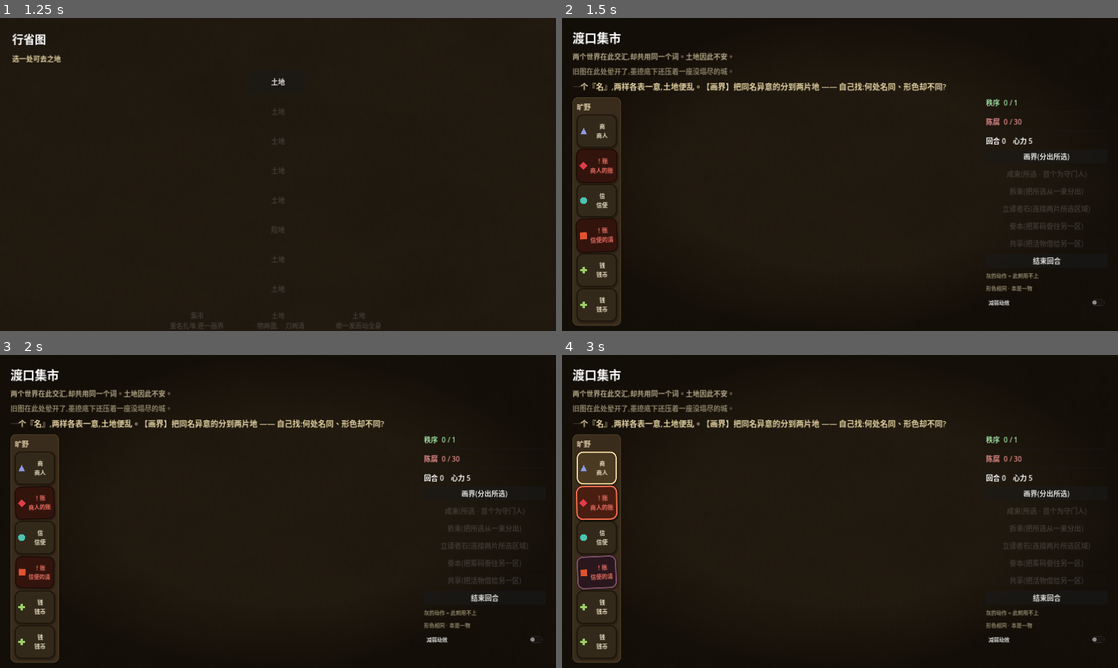
Above: before the commit, frames 1-4 (two rows, left to right).
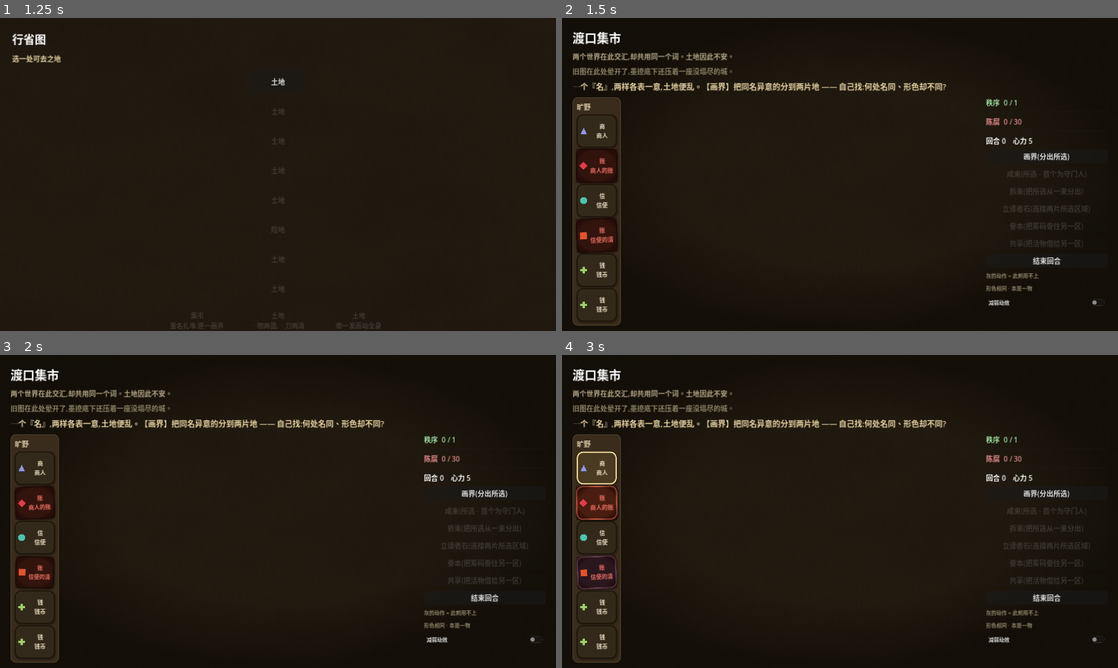
Above: after the commit, the same moments.

Repository: HelloKuoty/bounds
Game: Godot game, scene res://scenes/main/Main.tscn
The game is run twice, just before and just after one commit, with the same random seed, the same clock (stepped at 60 frames per second) and the same inputs.
Inputs (mouse positions are in pixels of both pictures, inside the frame that each line leads up to):
- Up to frame 1 (1.25 s): click "启程" at 0.5 s
- Up to frame 2 (1.5 s): click "土地" at 1.25 s
- Up to frame 3 (2 s): no input
- Up to frame 4 (3 s): click "商 商人" at 2 s; click (595, 502) at 2.75 s, where only the run before the commit has a clickable "！账 商人的账册"

Frame 1 is identical in both runs. In frame 2, less than 0.1% of the frame differs, in the area x 6-9%, y 44-69%; in frame 3, less than 0.1%; in frame 4, 0.3%, in the area x 2-10%, y 41-75%.

Commit message:
iter-45: !/!!/!!! → procedural ink-stain 病灶 (顾屿 two-time 必修)
iter-43复评顾屿两度必修: 失稳!/!!/!!!标点贴脸像记账软件图标, 该换程序化墨晕病灶, 一个标点别弹。
张力: !/!!/!!!还是周棠iter-17要的"离色彩离动效的离散严重度读数"(reduce_motion靠它), 裸删会回退a11y。
- 解法=离散3级墨渍, 一刀两全: 有机(去UI货味/贴古地图脏污, 顾屿) + 离散可命名且离色离动(a11y, 周棠)。
- _apply_stain(TextureRect+径向GradientTexture2D): 清透中心(名字可读)、暗墨自边缘向内蔓延; _severity_level(1/2/3 by rot/blight)定深浅。线索是覆盖范围非色相(色盲安全), 静态(reduce_motion成立)。
- 更新而非删除iter-17三条a11y守护测试(改判Stain存在/_severity_level分级/无标点); 删死代码_severity_marks。
→ 125绿, smoke通关, LOAD 0. 重导出网页.
分级+墨渍存在+a11y三测已测; 墨晕观感需真人。腐化仍用×(更罕见的已死态)。

Co-Authored-By: Claude Opus 4.8 (1M context) <noreply@anthropic.com>

Diff:
--- a/scripts/ui/territory_view.gd
+++ b/scripts/ui/territory_view.gd
@@ -655,9 +655,10 @@
 	b.modulate = TINT_UNSTABLE
 	if not _unstable_widgets.has(b):
 		_unstable_widgets.append(b)  # the world reacts: this piece will tremble (林晚, iter-09)
-	# graded non-colour cue: !/!!/!!! by how near collapse — a nameable severity that
-	# needs neither colour nor animation to read (周棠, iter-17)
-	b.text = _severity_marks() + _strip_marks(b.text)
+	# graded non-colour cue: an ink "病灶" creeps in from the edges, deeper the nearer
+	# collapse — organic (顾屿) yet still readable without colour OR motion, by how far the
+	# stain has spread (3 discrete stages keep it a nameable severity for 周棠). (iter-45)
+	_apply_stain(b, _severity_level())
 
 
 ## The world reacts to trouble: an unstable piece trembles and breathes — alive and
@@ -674,7 +675,7 @@
 				_guide.text = h
 	if _unstable_widgets.is_empty():
 		return
-	if reduce_motion:  # vestibular-safe: hold pieces still; the !/!!/!!! marks carry severity
+	if reduce_motion:  # vestibular-safe: hold pieces still; the static ink stain carries severity
 		for b in _unstable_widgets:
 			if is_instance_valid(b):
 				b.rotation = 0.0
@@ -801,17 +802,57 @@
 	_herald_trail.visible = _herald_trail_pts.size() >= 2
 
 
-## Severity as a nameable, colour-free, motion-free mark: !/!!/!!! by how near
-## the land is to collapse. The discrete read周棠 asked for. (iter-17)
-func _severity_marks() -> String:
+## Severity as a nameable, colour-free, motion-free reading: 1/2/3 by how near the land
+## is to collapse. Rendered as a 3-stage ink stain (顾屿's "病灶" in place of !/!!/!!!), it
+## stays readable by SPREAD alone — no colour, no motion needed. (周棠 iter-17 → 顾屿 iter-45)
+func _severity_level() -> int:
 	if board == null or board.blight_max <= 0:
-		return "！"
+		return 1
 	var r := float(board.rot) / float(board.blight_max)
 	if r >= 0.66:
-		return "！！！"
+		return 3
 	elif r >= 0.33:
-		return "！！"
-	return "！"
+		return 2
+	return 1
+
+
+## A procedural ink stain that creeps in from the edges — clear centre so the name still
+## reads, darker and wider the higher the severity. No asset files; ships on the web. (顾屿)
+func _make_stain_tex(level: int) -> GradientTexture2D:
+	var starts := {1: 0.82, 2: 0.60, 3: 0.36}   # where the ink begins creeping inward
+	var alphas := {1: 0.5, 2: 0.66, 3: 0.82}     # how dark it gets at the rim
+	var start: float = starts.get(level, 0.6)
+	var a: float = alphas.get(level, 0.66)
+	var g := Gradient.new()
+	g.offsets = PackedFloat32Array([0.0, start, 1.0])
+	g.colors = PackedColorArray([
+		Color(0.10, 0.05, 0.05, 0.0),
+		Color(0.10, 0.05, 0.05, 0.0),
+		Color(0.10, 0.05, 0.05, a),
+	])
+	var tex := GradientTexture2D.new()
+	tex.gradient = g
+	tex.fill = GradientTexture2D.FILL_RADIAL
+	tex.fill_from = Vector2(0.5, 0.5)
+	tex.fill_to = Vector2(1.04, 0.5)
+	tex.width = 64
+	tex.height = 64
+	return tex
+
+
+## Lay (or deepen) the stain over a piece. Clear centre keeps the glyph legible; the
+## overlay ignores the mouse so it never eats a click.
+func _apply_stain(b: Button, level: int) -> void:
+	var old := b.get_node_or_null("Stain")
+	if old != null:
+		old.free()
+	var stain := TextureRect.new()
+	stain.name = "Stain"
+	stain.texture = _make_stain_tex(level)
+	stain.set_anchors_preset(Control.PRESET_FULL_RECT)
+	stain.mouse_filter = Control.MOUSE_FILTER_IGNORE
+	stain.stretch_mode = TextureRect.STRETCH_SCALE
+	b.add_child(stain)
 
 
 func _strip_marks(t: String) -> String:
--- a/tests/test_territory_view.gd
+++ b/tests/test_territory_view.gd
@@ -182,13 +182,15 @@
 
 
 func test_instability_carries_a_non_colour_mark() -> void:
-	# Colour-blind safety: an unstable piece must be distinguishable without colour.
-	var board := BoardState.new()
-	board.load_territory(TerritoryDatabase.get_territory("the_crossing"))
-	var view := TerritoryView.new()
-	view.setup(board, {})
-	assert_true(view._piece_widgets["ledger"].text.begins_with("！"), "unstable piece carries a mark, not only red")
-	assert_false(view._piece_widgets["trader"].text.begins_with("！"), "a stable piece stays unmarked")
+	# Colour-blind safety: an unstable piece must be distinguishable without colour. The
+	# cue is a procedural ink stain (iter-45), read by spread — not by hue. (周棠)
+	var board := BoardState.new()
+	board.load_territory(TerritoryDatabase.get_territory("the_crossing"))
+	var view := TerritoryView.new()
+	view.setup(board, {})
+	assert_true(view._piece_widgets["ledger"].get_node_or_null("Stain") != null, "unstable piece carries a non-colour mark (the stain), not only red")
+	assert_true(view._piece_widgets["trader"].get_node_or_null("Stain") == null, "a stable piece stays unmarked")
+	assert_false(view._piece_widgets["ledger"].text.begins_with("！"), "no punctuation mark sits on the glyph")
 	view.free()
 
 
@@ -365,22 +367,25 @@
 
 
 func test_instability_mark_grades_with_danger() -> void:
-	# 周棠(iter-17): severity readable without colour or animation — !/!!/!!! by danger.
-	var board := BoardState.new()
-	board.load_territory(TerritoryDatabase.get_territory("the_crossing"))
-	var view := TerritoryView.new()
-	view.setup(board, {})
-	var calm: String = view._piece_widgets["ledger"].text
+	# 周棠(iter-17 → 顾屿 iter-45): severity readable without colour or animation — the ink
+	# stain deepens in discrete stages (1→2→3) as the land nears collapse.
+	var board := BoardState.new()
+	board.load_territory(TerritoryDatabase.get_territory("the_crossing"))
+	var view := TerritoryView.new()
+	view.setup(board, {})
+	board.blight_max = 30
+	board.rot = 0
+	assert_eq(view._severity_level(), 1, "calm land → faintest stain")
+	board.rot = 12  # 0.40
+	assert_eq(view._severity_level(), 2, "creeping rot → mid stain")
 	board.rot = board.blight_max  # at the brink
-	view._rebuild()
-	var dire: String = view._piece_widgets["ledger"].text
-	assert_true(dire.count("！") > calm.count("！"), "more danger → more ! marks (a nameable threshold)")
+	assert_eq(view._severity_level(), 3, "near collapse → heaviest stain")
 	view.free()
 
 
 func test_reduce_motion_holds_pieces_still() -> void:
 	# 周棠(iter-17): a motion-reduction toggle for vestibular-sensitive players; the
-	# static !/!!/!!! marks still carry severity, so nothing is lost by turning it off.
+	# static ink stain still carries severity, so nothing is lost by turning it off.
 	var board := BoardState.new()
 	board.load_territory(TerritoryDatabase.get_territory("the_crossing"))
 	var view := TerritoryView.new()
Not shown, changed: docs/index.html
Not shown, changed: docs/index.pck
Not shown, added: team/iterations/iter-45.md
